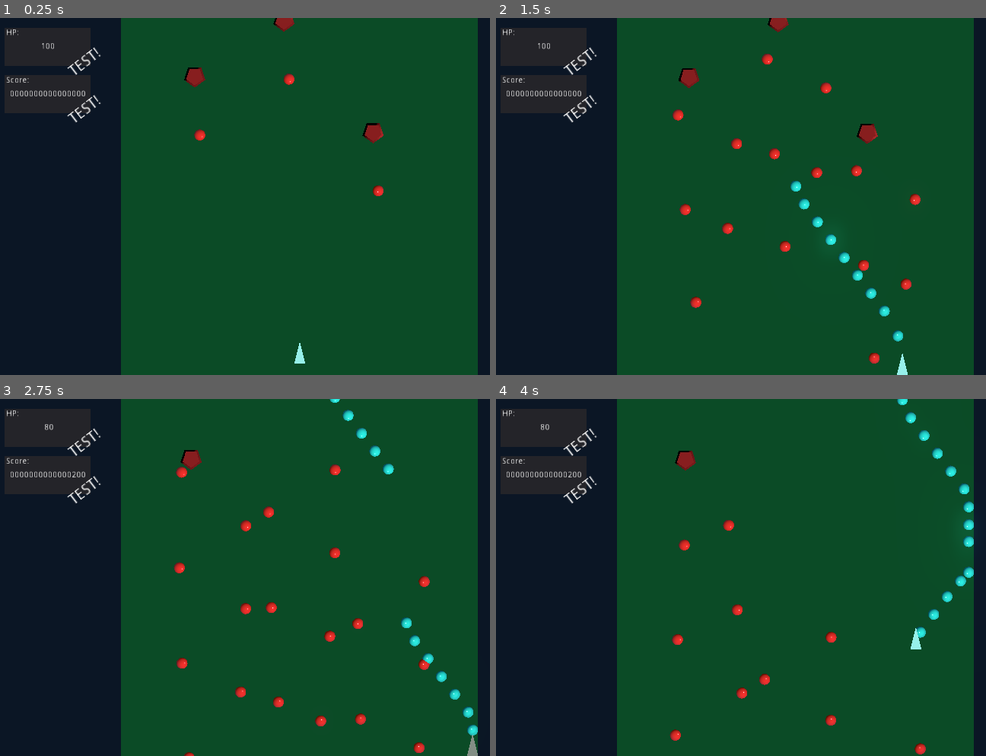
Above: before the commit, frames 1-4 (two rows, left to right).
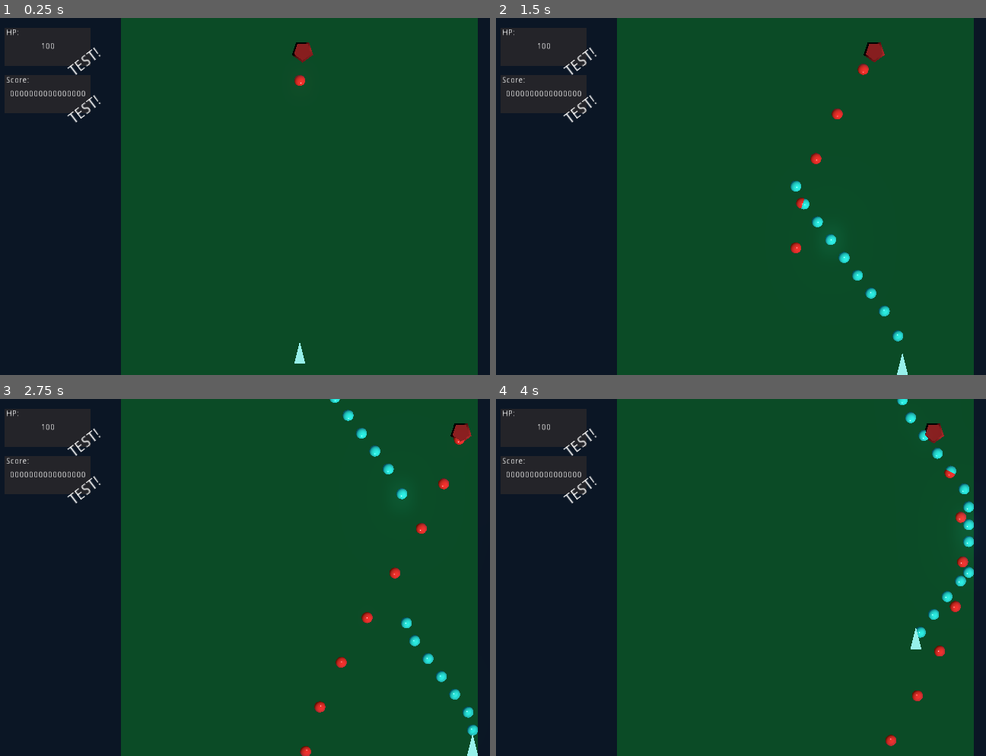
Above: after the commit, the same moments.

Repository: danielkariv/ldjam-46
Game: Godot game, scene res://TestMap.tscn
The game is run twice, just before and just after one commit, with the same random seed, the same clock (stepped at 60 frames per second) and the same inputs.
Inputs:
- Up to frame 1 (0.25 s): no input
- Up to frame 2 (1.5 s): hold D (player_right) 0.53-1.28 s; hold Space (player_fire) 0.53-1.28 s; hold S (player_down) from 1.28 s (still down); tap Space (player_fire) at 1.35 s
- Up to frame 3 (2.75 s): release S (player_down) at 2.03 s; hold D (player_right) from 2.03 s (still down); hold Space (player_fire) from 2.03 s (still down)
- Up to frame 4 (4 s): release D (player_right) at 2.78 s; release Space (player_fire) at 2.78 s; hold W (player_up) 2.78-3.53 s; tap Space (player_fire) at 2.85 s; hold A (player_left) from 3.53 s (still down); hold Space (player_fire) from 3.53 s (still down)

The runs differ from the first frame. In frame 1, 0.8% of the frame differs, in the area x 37-79%, y 0-50%; in frame 2, 1.7%; in frame 3, 1.9%, in the area x 8-98%, y 6-100%; in frame 4, 1.3%.

Commit message:
added system around better movement

Diff:
--- a/Game Project/Enemy/Enemy.gd
+++ b/Game Project/Enemy/Enemy.gd
@@ -9,13 +9,15 @@
 var score_value = 100
 var killed = false
 
+var counter : float = 0
 func _ready():
 	pass
 
 func _physics_process(delta):
 	# Need to figure out math for enemy movement, or just hack it together with animation..
-	translation += Vector3(sin(OS.get_ticks_msec()/100.0)/2,0,-cos(OS.get_ticks_msec()/100.0)/4)
-
+	#translation += Vector3(sin(OS.get_ticks_msec()/100.0)/2,0,-cos(OS.get_ticks_msec()/100.0)/4)
+	counter = fmod(counter + delta,2*PI)
+	translation += Vector3(sin(counter)/8,0,0)
 	# Shooting Input
 	var is_fire = true
 	if is_fire and colddown < 0:
--- a/Game Project/TestMap.tscn
+++ b/Game Project/TestMap.tscn
@@ -168,33 +168,27 @@
 text = "TEST!"
 
 [node name="DEBUG_PLANE" type="MeshInstance" parent="."]
-mesh = SubResource( 3 )
+mesh = SubResource( 5 )
 material/0 = null
 
 [node name="StaticBody" type="StaticBody" parent="DEBUG_PLANE"]
 
 [node name="CollisionShape" type="CollisionShape" parent="DEBUG_PLANE/StaticBody"]
 transform = Transform( 1, 0, 0, 0, 1, 0, 0, 0, 1, -17, 1.67403, 0 )
-shape = SubResource( 4 )
+shape = SubResource( 6 )
 
 [node name="CollisionShape2" type="CollisionShape" parent="DEBUG_PLANE/StaticBody"]
 transform = Transform( 1, 0, 0, 0, 1, 0, 0, 0, 1, 17, 1.67403, 0 )
-shape = SubResource( 4 )
+shape = SubResource( 6 )
 
 [node name="CollisionShape4" type="CollisionShape" parent="DEBUG_PLANE/StaticBody"]
 transform = Transform( -4.37114e-08, 0, -1, 0, 1, 0, 1, 0, -4.37114e-08, 7.43094e-07, 1.67403, -17 )
-shape = SubResource( 4 )
+shape = SubResource( 6 )
 
 [node name="CollisionShape3" type="CollisionShape" parent="DEBUG_PLANE/StaticBody"]
 transform = Transform( -4.37114e-08, 0, -1, 0, 1, 0, 1, 0, -4.37114e-08, -7.43094e-07, 1.67403, 17 )
-shape = SubResource( 4 )
+shape = SubResource( 6 )
 
 [node name="Player" parent="." instance=ExtResource( 1 )]
 
 [node name="Enemy" parent="." instance=ExtResource( 2 )]
-
-[node name="Enemy2" parent="." instance=ExtResource( 2 )]
-transform = Transform( 1, 0, 0, 0, 1, 0, 0, 0, 1, -8, 1, -8 )
-
-[node name="Enemy3" parent="." instance=ExtResource( 2 )]
-transform = Transform( 1, 0, 0, 0, 1, 0, 0, 0, 1, 8, 1, -3 )
Not shown: 5 places in Game Project/TestMap.tscn that only renumber resources
Not shown, changed: todo
